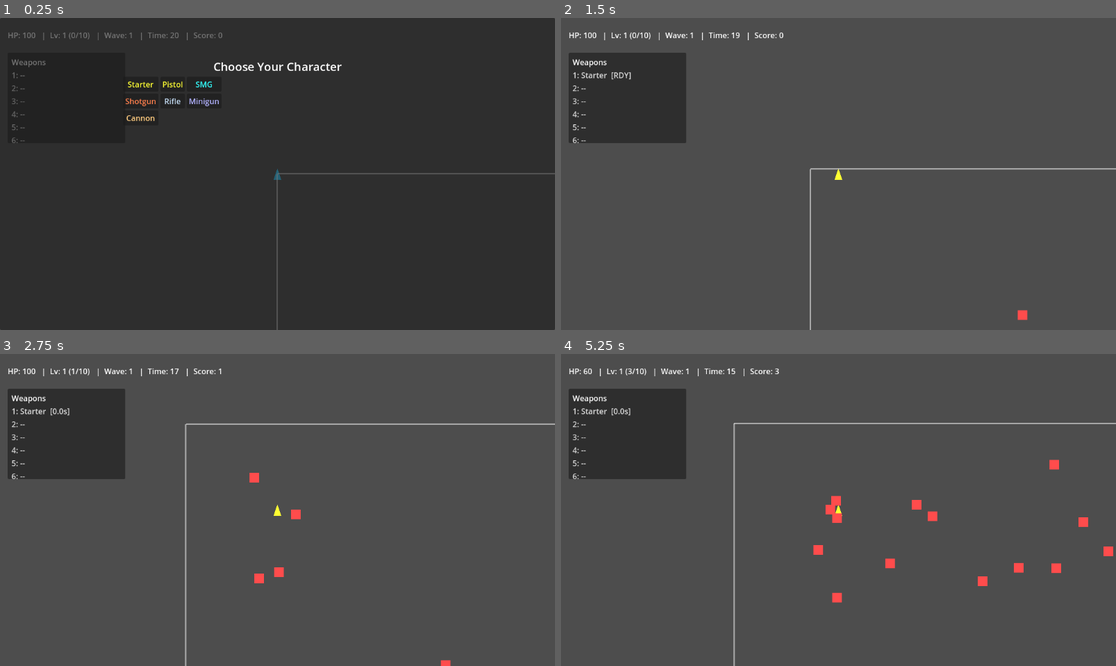
Above: before the commit, frames 1-4 (two rows, left to right).
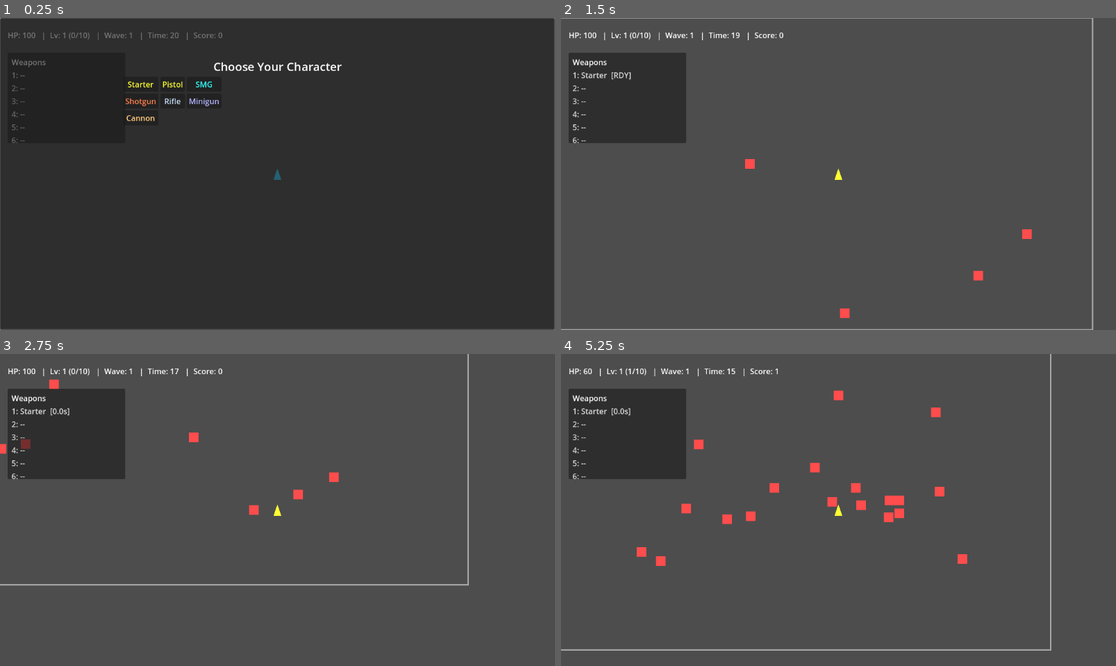
Above: after the commit, the same moments.

Repository: Deitox/Dexcoto
Game: Godot game, scene res://scenes/Main.tscn
Two runs of this game, one before a commit and one after it. Both use one fixed random seed, a clock stepped at 60 frames per second and the inputs below.
Inputs:
- Up to frame 1 (0.25 s): no input
- Up to frame 2 (1.5 s): click "Starter" at 0.5 s; tap Enter at 1.25 s; hold Right (ui_right) from 1.28 s (still down)
- Up to frame 3 (2.75 s): release Right (ui_right) at 2.03 s; hold Down (ui_down) from 2.03 s (still down)
- Up to frame 4 (5.25 s): release Down (ui_down) at 2.78 s; hold Right (ui_right) 2.78-3.53 s; hold Up (ui_up) 3.53-4.28 s; hold Left (ui_left) from 4.28 s (still down)

The runs differ from the first frame. In frame 1, 1.0% of the frame differs, in the area x 0-100%, y 0-100%; in frame 2, 1.7%; in frame 3, 1.8%; in frame 4, 3.1%.

Commit message:
feat: center player on load using ArenaBounds (tabs-only indent)

Diff:
--- a/scripts/main.gd
+++ b/scripts/main.gd
@@ -81,6 +81,18 @@
 
 	_show_character_select()
 	_update_ui()
+	_center_player_in_arena()
+
+func _center_player_in_arena() -> void:
+	if player == null:
+		return
+	if arena_bounds and arena_bounds.has_method("get_arena_rect"):
+		var r: Rect2 = arena_bounds.call("get_arena_rect")
+		player.global_position = r.position + r.size * 0.5
+		return
+	# Fallback to viewport center
+	var rect := get_viewport().get_visible_rect()
+	player.global_position = rect.position + rect.size * 0.5
 
 func _process(delta: float) -> void:
 	if is_game_over:
